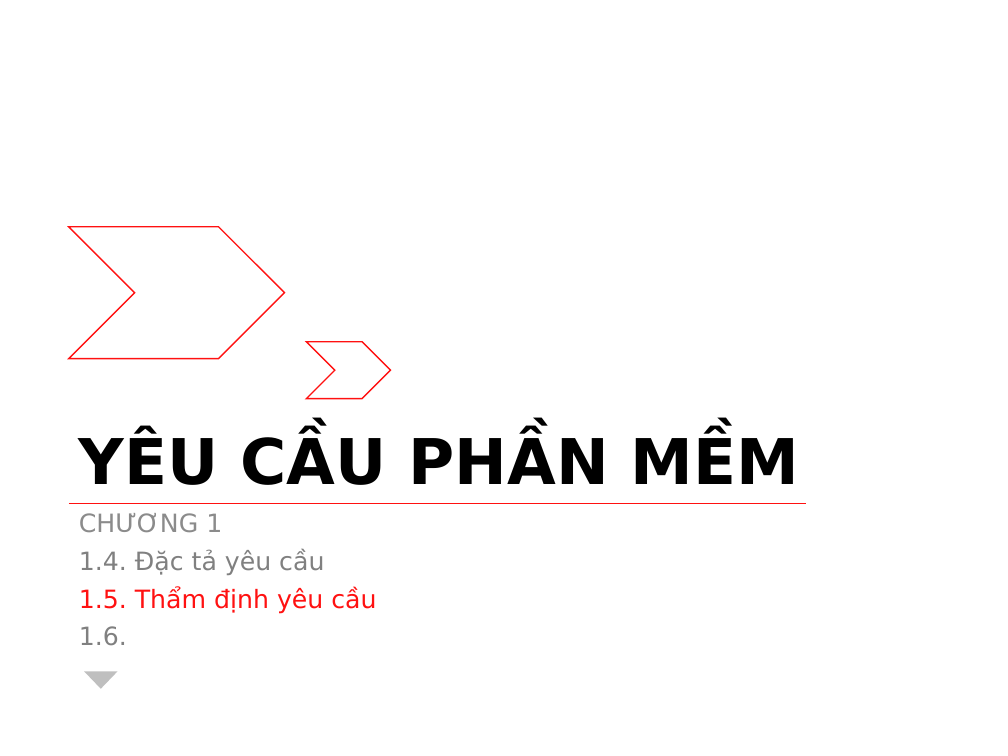
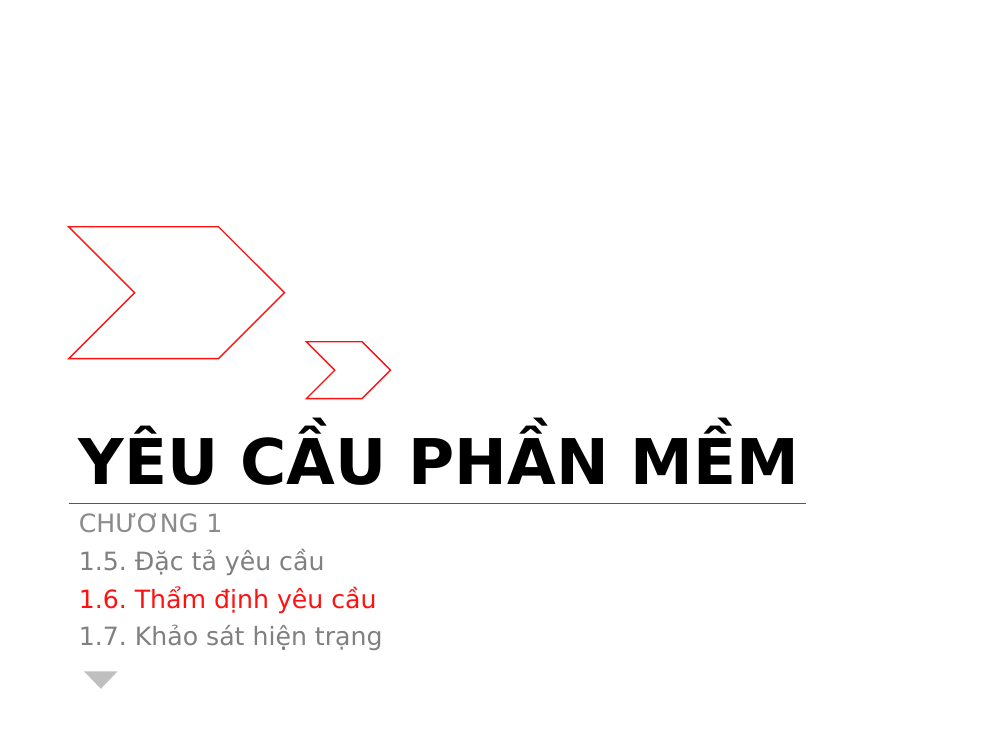
Before and after one commit to riverspart/uet-adv-sw-engineering, a slide deck: slide 18 of slide/dev/chapter_1/slide.pptx (slide 17 before the commit). Drawn at 1008x756 pixels with LibreOffice and Linux fonts; fonts in the diff are those of the drawing. Boxes give left, top, right and bottom in pixels: in the first picture for what was removed or moved away, otherwise in the second. Text is boxed around its words. In the diff, an @@ line names an element or a change of style, - is before the commit and + after.

```diff
--- a/slide/dev/chapter_1/slide.pptx
+++ b/slide/dev/chapter_1/slide.pptx
@@ text at [79, 549, 383, 650]: text changed @@
-1.4. Đặc tả yêu cầu
-1.5. Thẩm định yêu cầu
-1.6.
+1.5. Đặc tả yêu cầu
+1.6. Thẩm định yêu cầu
+1.7. Khảo sát hiện trạng
```
Also in this commit, not shown: 9 other slides changed, 2 slides added.
